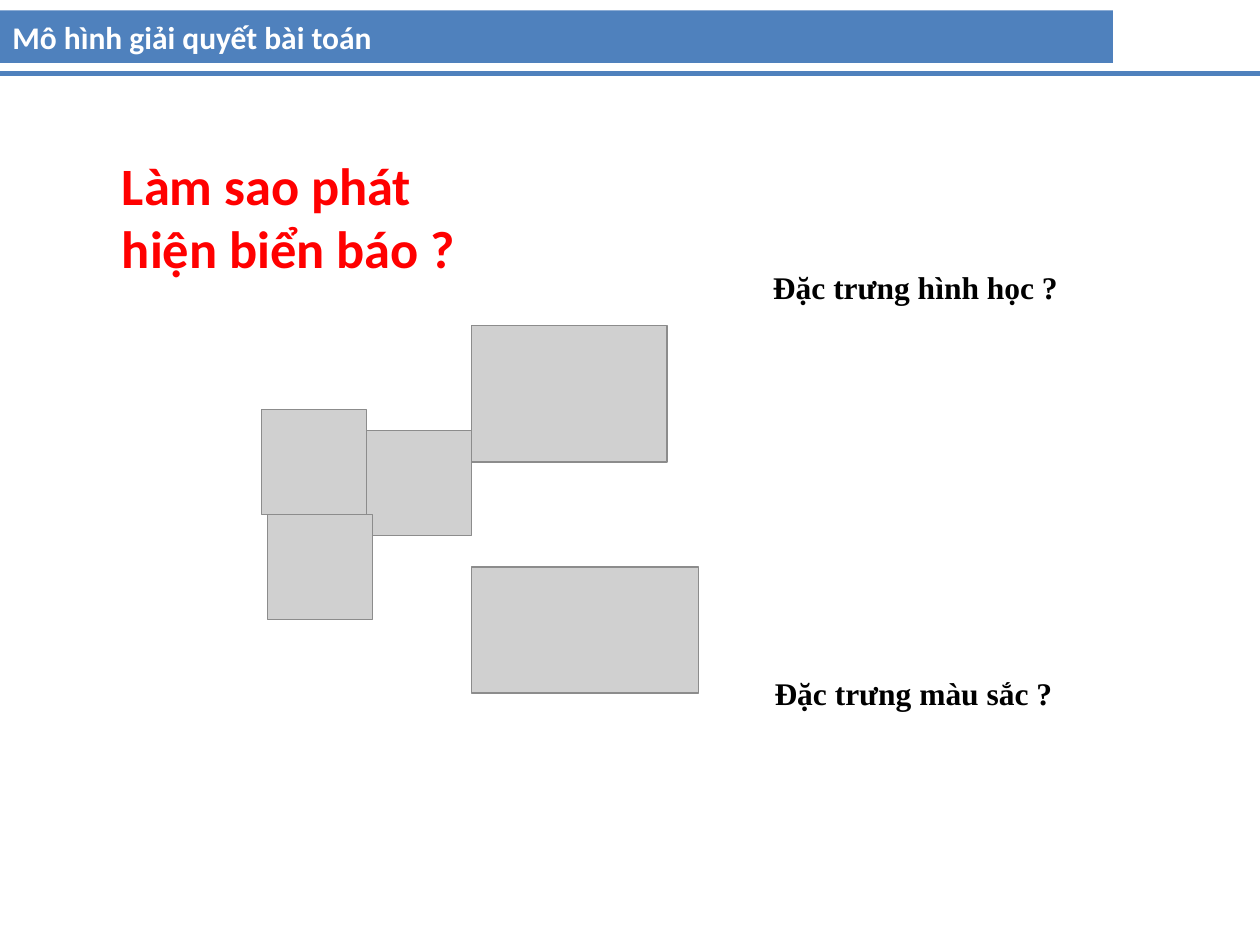
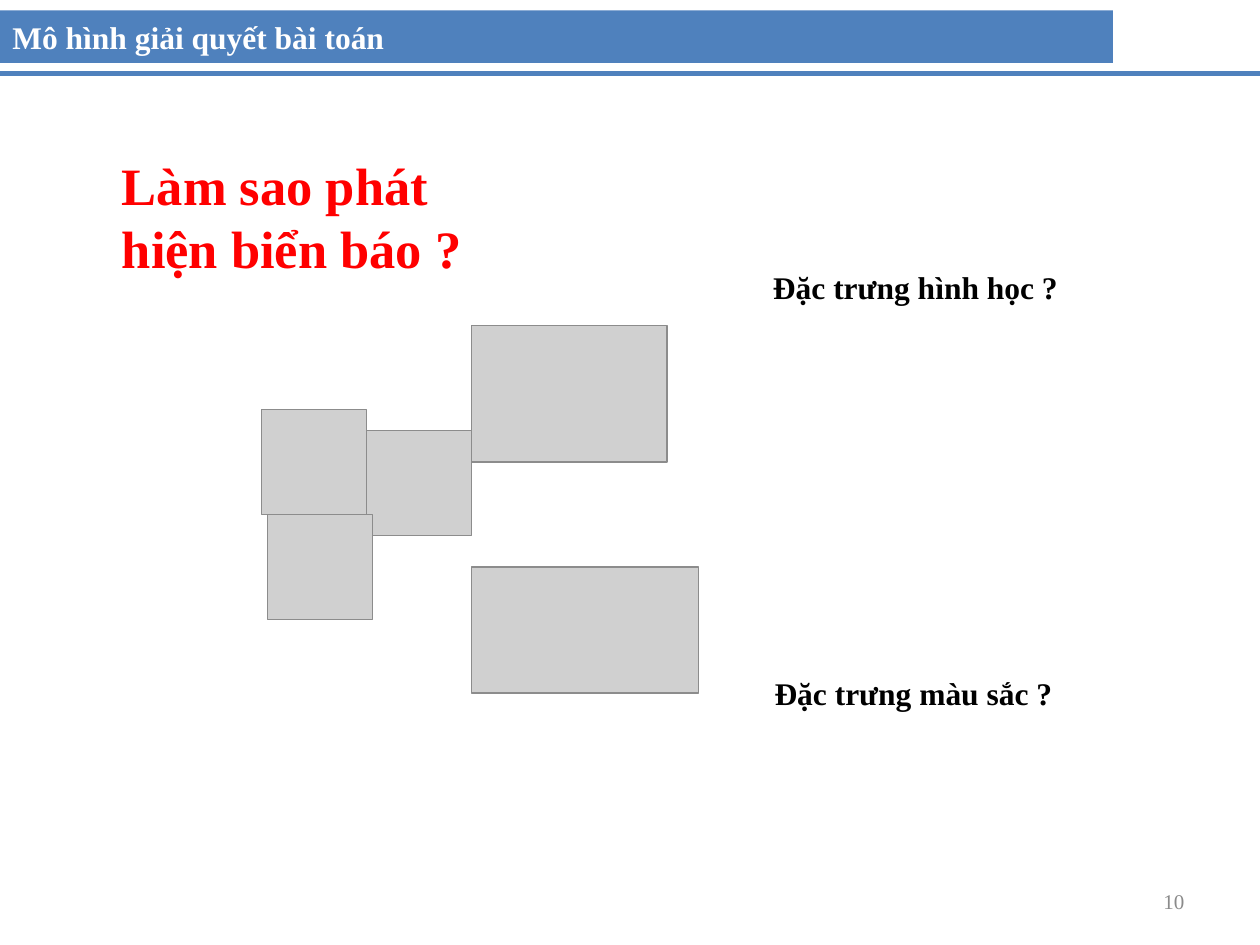
Before and after one commit to gilang07/sign-traffic-recognition, a slide deck: slide 10 of doc/LuanVan.pptx (slide 9 before the commit). Drawn at 1260x945 pixels with LibreOffice and Linux fonts; fonts in the diff are those of the drawing; grey boxes stand for pictures. Boxes give left, top, right and bottom in pixels: in the first picture for what was removed or moved away, otherwise in the second. Text is boxed around its words. In the diff, an @@ line names an element or a change of style, - is before the commit and + after.

```diff
--- a/doc/LuanVan.pptx
+++ b/doc/LuanVan.pptx
@@ rectangle "Mô hình giải quyết bài ..." at bbox=[0, 10, 1113, 63]: font Calibri to Times New Roman @@
@@ text "Làm sao phát hiện biển ..." at bbox=[122, 168, 428, 279]: font Calibri to Times New Roman @@
@@ page number added at bbox=[1163, 895, 1184, 909], 12 pt, text #8C8C8C @@
+10
```
Also in this commit, not shown: 14 other slides changed, 4 slides added, 1 other file.
